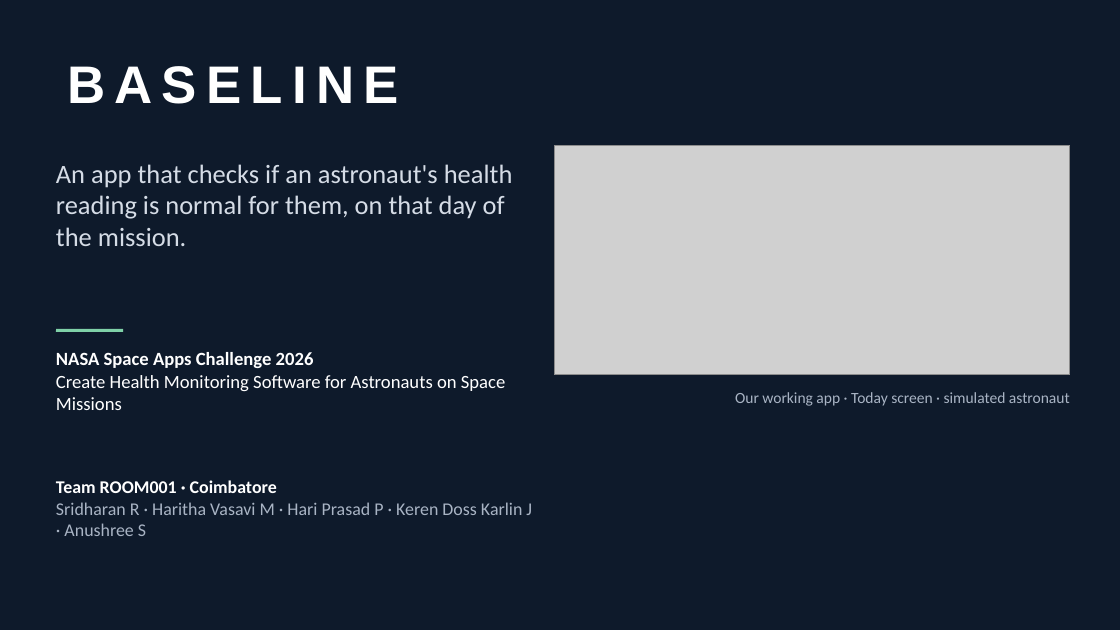
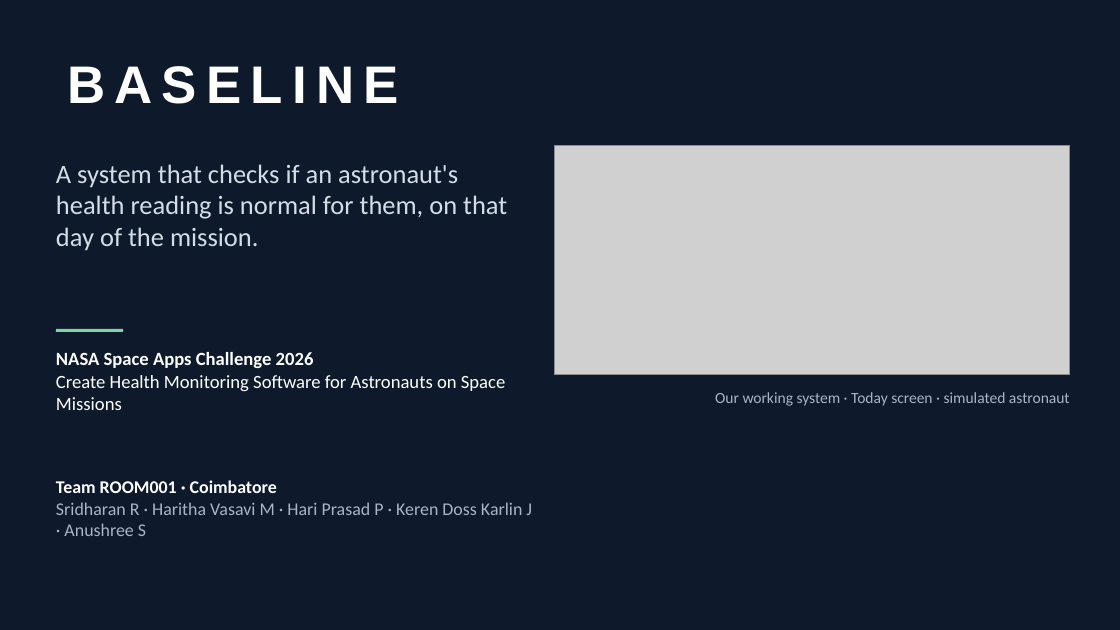
Before and after one commit to sridharan-71/baseline-space-health, a slide deck: slide 1 of presentation/BASELINE_simple.pptx. Drawn at 1120x630 pixels with LibreOffice and Linux fonts; fonts in the diff are those of the drawing; grey boxes stand for pictures. Boxes give left, top, right and bottom in pixels: in the first picture for what was removed or moved away, otherwise in the second. Text is boxed around its words. In the diff, an @@ line names an element or a change of style, - is before the commit and + after.

```diff
--- a/presentation/BASELINE_simple.pptx
+++ b/presentation/BASELINE_simple.pptx
@@ text at [56,164,507,251]: text changed @@
-An app that checks if an astronaut's health reading is normal for them, on that day of the mission.
+A system that checks if an astronaut's health reading is normal for them, on that day of the mission.
@@ text at [715,392,1070,406]: text changed @@
-Our working app · Today screen · simulated astronaut
+Our working system · Today screen · simulated astronaut
```
Also in this commit, not shown: 3 other slides changed, 1 other file.
